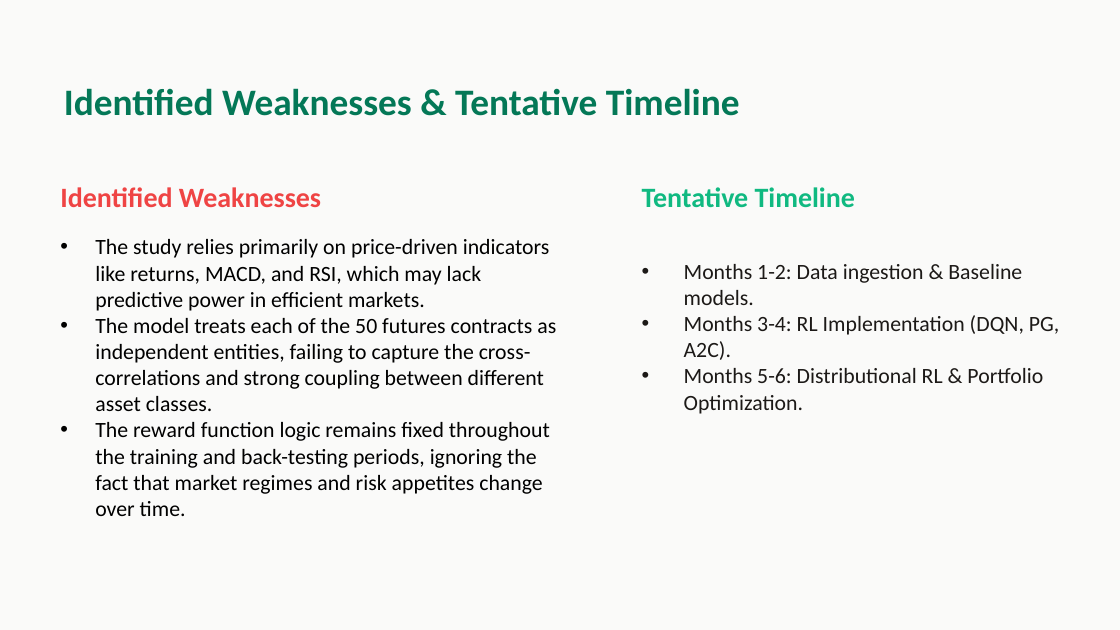
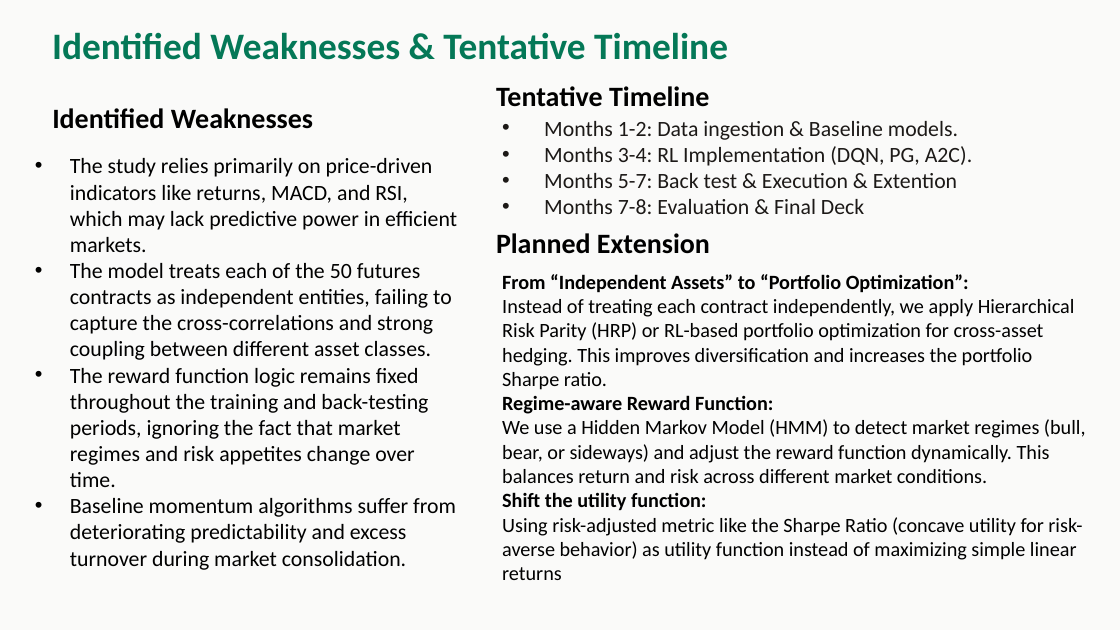
Before and after one commit to C-CU-2025-Fall/IEOR4733_Project, a slide deck: slide 4 of deck-v1.1.pptx. Drawn at 1120x630 pixels with LibreOffice and Linux fonts; fonts in the diff are those of the drawing. Boxes give left, top, right and bottom in pixels: in the first picture for what was removed or moved away, otherwise in the second. Text is boxed around its words. In the diff, an @@ line names an element or a change of style, - is before the commit and + after.

Commit message:
modified ppt v1.1

```diff
--- a/deck-v1.1.pptx
+++ b/deck-v1.1.pptx
@@ text "Identified Weaknesses & Tentative Timeline": place and size @@
-text "Identified Weaknesses & Tentative Timeline" at (64, 88, 740, 116)
+text "Identified Weaknesses & Tentative Timeline" at (52, 32, 728, 60)
@@ text "Months 1-2: Data ingestion & ...": place and size @@
-text "Months 1-2: Data ingestion & ..." at (684, 264, 1059, 414)
+text "Months 1-2: Data ingestion & ..." at (544, 121, 972, 214)
@@ text "Tentative Timeline": place and size @@
-text "Tentative Timeline" at (642, 187, 855, 208)
+text "Tentative Timeline" at (496, 86, 709, 107)
@@ text "Tentative Timeline" at (496, 86, 709, 107): text colour #10B981 to #000000 @@
@@ text "Identified Weaknesses": place and size @@
-text "Identified Weaknesses" at (60, 187, 321, 207)
+text "Identified Weaknesses" at (52, 108, 313, 129)
@@ text "Identified Weaknesses" at (52, 108, 313, 129): text colour #EF4444 to #000000 @@
@@ text "The study relies primarily on ...": place and size @@
-text "The study relies primarily on ..." at (95, 239, 556, 516)
+text "The study relies primarily on ..." at (70, 158, 457, 570)
@@ text at (544, 173, 957, 214): text changed @@
-• Months 5-6: Distributional RL & Portfolio Optimization.
+• Months 5-7: Back test & Execution & Extention
+• Months 7-8: Evaluation & Final Deck
@@ text added at (496, 233, 710, 254), 18 pt, text #000000, bold @@
+Planned Extension
@@ text added at (502, 299, 1086, 580), 13 pt, text #000000 @@
+From “Independent Assets” to “Portfolio Optimization”:
+Instead of treating each contract independently, we apply Hierarchical Risk Parity (HRP) or RL-based portfolio optimization for cross-asset hedging. This improves diversification and increases the portfolio Sharpe ratio.
+Regime-aware Reward Function:
+We use a Hidden Markov Model (HMM) to detect market regimes (bull, bear, or sideways) and adjust the reward function dynamically. This balances return and risk across different market conditions.
+Shift the utility function:
+Using risk-adjusted metric like the Sharpe Ratio (concave utility for risk-averse behavior) as utility function instead of maximizing simple linear returns
@@ text at (70, 498, 456, 570): paragraph added @@
+• Baseline momentum algorithms suffer from deteriorating predictability and excess turnover during market consolidation.
```
